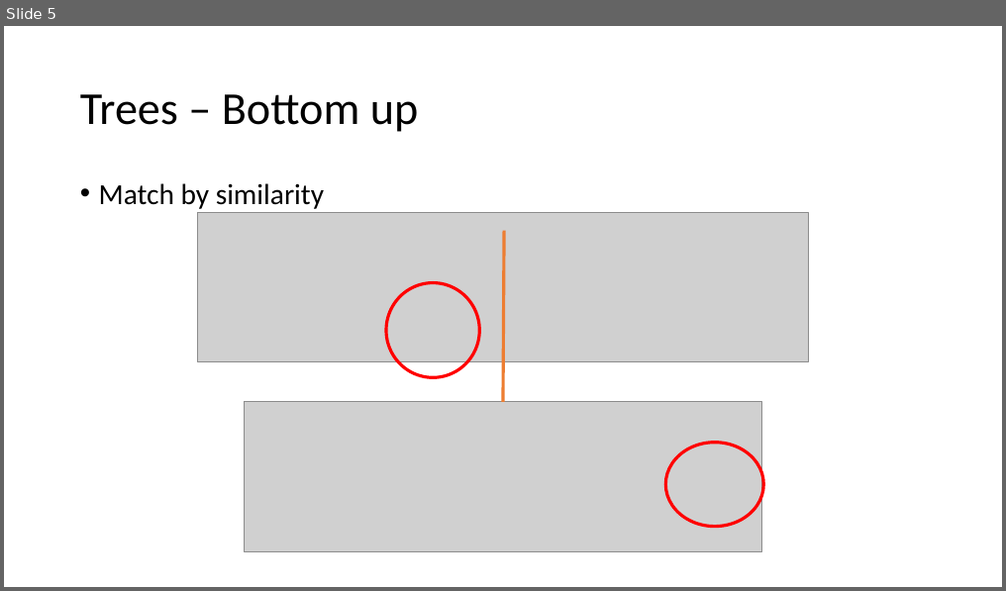
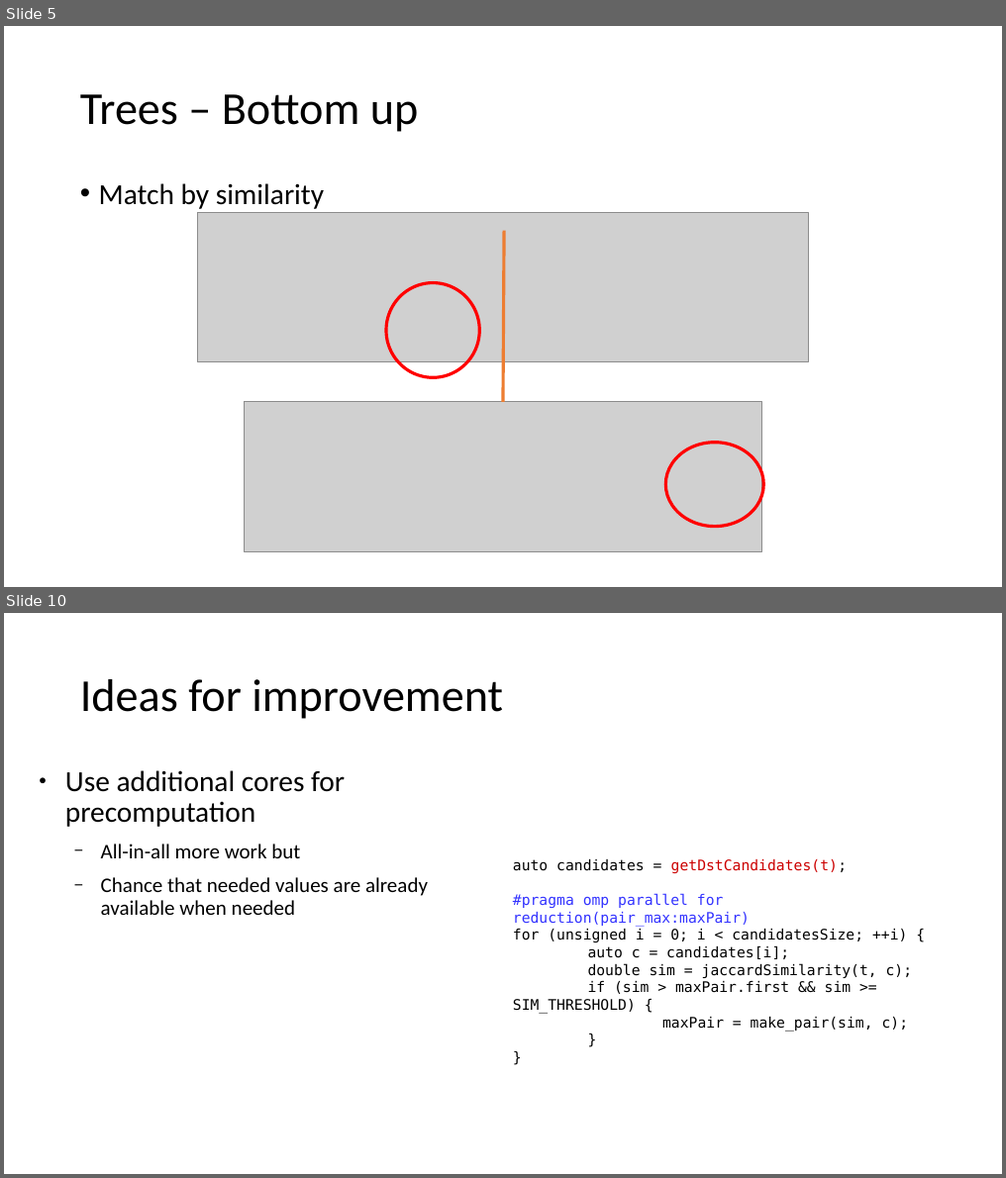
Before and after one commit to BalzGuenat/ParallelGumtree, a slide deck: final_presentation/ParallelGumtree.odp. Shown one above the other, each under a label of ours: slide 5 before the commit, slides 5 and 10 after it; the slides between them are not shown. The pictures are 1006x591 and 1006x1178 pixels, drawn with LibreOffice and Linux fonts; fonts in the diff are those of the drawing; grey boxes stand for pictures. Boxes give left, top, right and bottom in pixels: in the first picture for what was removed or moved away, otherwise in the second. Text is boxed around its words. In the diff, an @@ line names an element or a change of style, - is before the commit and + after.

```diff
--- a/final_presentation/ParallelGumtree.odp
+++ b/final_presentation/ParallelGumtree.odp
@@ slide 10 added at (4,613,1002,1174), background #FFFFFF @@
@@ title added at (80,679,503,719), 44 pt, text #000000 @@
+Ideas for improvement
@@ text added at (65,770,428,915), 20 pt, text #000000 @@
+● Use additional cores for precomputation
+  − All-in-all more work but
+  − Chance that needed values are already available when needed
@@ text added at (513,859,913,1032), 14 pt, text #000000 @@
+auto candidates = getDstCandidates(t);
+#pragma omp parallel for reduction(pair_max:maxPair)
+for (unsigned i = 0; i < candidatesSize; ++i) {
+auto c = candidates[i];
+double sim = jaccardSimilarity(t, c);
+if (sim > maxPair.first && sim >= SIM_THRESHOLD) {
+maxPair = make_pair(sim, c);
+}
+}
```
Also in this commit, not shown: 1 slide changed, 4 other slides added, 3 slides removed, 1 other file.
